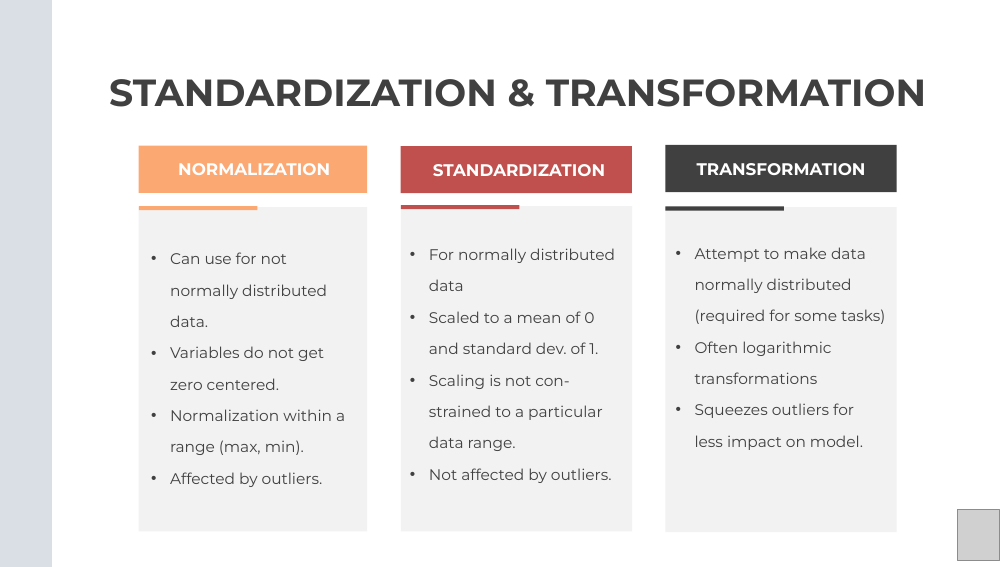
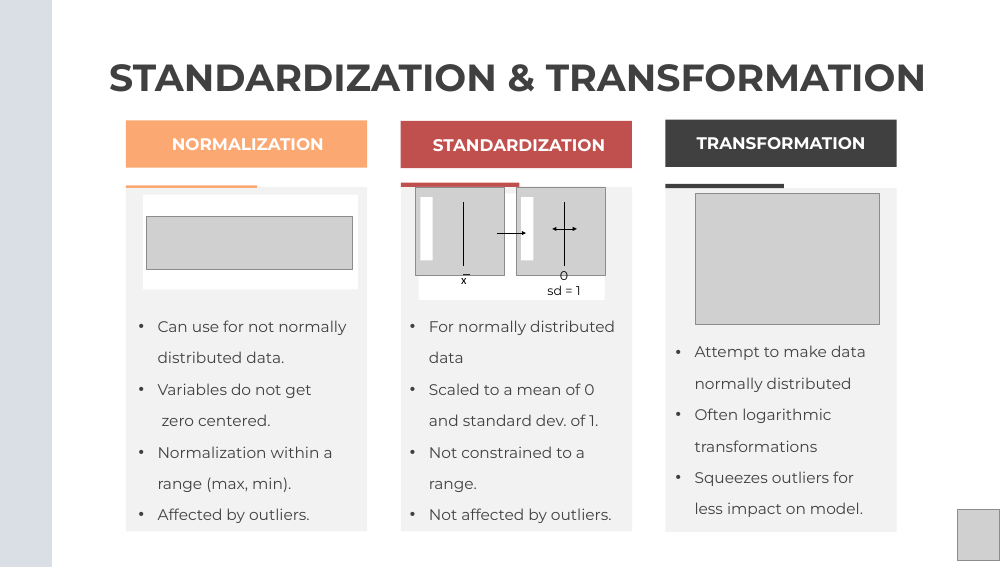
Before and after one commit to Center-for-Health-Data-Science/Foundations-of-Health-Data-Science, a slide deck: slide 29 of Slides/FHDS_Exploratory_Data_Analysis_Part2.pptx (slide 33 before the commit). Drawn at 1008x567 pixels with LibreOffice and Linux fonts; fonts in the diff are those of the drawing; grey boxes stand for pictures. Boxes give left, top, right and bottom in pixels: in the first picture for what was removed or moved away, otherwise in the second. Text is boxed around its words. In the diff, an @@ line names an element or a change of style, - is before the commit and + after.

```diff
--- a/Slides/FHDS_Exploratory_Data_Analysis_Part2.pptx
+++ b/Slides/FHDS_Exploratory_Data_Analysis_Part2.pptx
@@ text "STANDARDIZATION & TRANSFORMATION" moved from (x1=109, y1=79, x2=926, y2=107) to (x1=109, y1=64, x2=926, y2=92) @@
@@ rectangle resized from (x1=139, y1=146, x2=367, y2=193) to (x1=126, y1=120, x2=367, y2=168) @@
@@ text "NORMALIZATION" moved from (x1=178, y1=163, x2=330, y2=175) to (x1=172, y1=138, x2=324, y2=150) @@
@@ 3 rectangles, 2 texts moved together from (x1=401, y1=145, x2=897, y2=209) to (x1=401, y1=120, x2=897, y2=186) @@
@@ text removed at (x1=799, y1=171, x2=961, y2=191) @@
-TRANSFORMATION
@@ rectangle resized from (x1=139, y1=207, x2=367, y2=531) to (x1=126, y1=187, x2=367, y2=531) @@
@@ rectangle resized from (x1=139, y1=206, x2=258, y2=210) to (x1=126, y1=185, x2=258, y2=188) @@
@@ rectangle added at (x1=143, y1=195, x2=358, y2=289), fill #FFFFFF @@
@@ rectangle resized from (x1=401, y1=206, x2=632, y2=531) to (x1=401, y1=187, x2=632, y2=531) @@
@@ rectangle added at (x1=419, y1=194, x2=605, y2=300), fill #FFFFFF @@
@@ rectangle resized from (x1=665, y1=207, x2=897, y2=532) to (x1=665, y1=188, x2=897, y2=532) @@
@@ rectangle moved from (x1=665, y1=206, x2=784, y2=210) to (x1=665, y1=184, x2=784, y2=188) @@
@@ picture added at (x1=695, y1=194, x2=879, y2=324) @@
@@ picture added at (x1=146, y1=216, x2=352, y2=269) @@
@@ arrow added from (497, 233) to (526, 233), #000000 0.75 pt @@
@@ group added at (x1=517, y1=187, x2=605, y2=295): 2 lines, 1 picture, 1 rectangle, 1 text, 1 double arrow @@
+0
+sd = 1
@@ group added at (x1=416, y1=187, x2=504, y2=287): 2 lines, 1 picture, 1 rectangle, 1 text @@
+x̅
@@ text "Can use for not normally ..." rewrapped from (x1=170, y1=252, x2=345, y2=487) to (x1=158, y1=320, x2=346, y2=523) @@
@@ text "For normally distributed data" moved from (x1=429, y1=248, x2=615, y2=483) to (x1=429, y1=320, x2=615, y2=523) @@
@@ text "Attempt to make data normally ..." moved from (x1=695, y1=247, x2=885, y2=450) to (x1=695, y1=345, x2=866, y2=517) @@
@@ text at (x1=695, y1=345, x2=866, y2=392): text changed @@
-• Attempt to make data normally distributed (required for some tasks)
+• Attempt to make data normally distributed
@@ text at (x1=429, y1=446, x2=585, y2=492): text changed @@
-• Scaling is not con-strained to a particular data range.
+• Not constrained to a
+  range.
```
Also in this commit, not shown: 3 other slides changed, 3 slides added, 7 slides removed, 2 other files.
